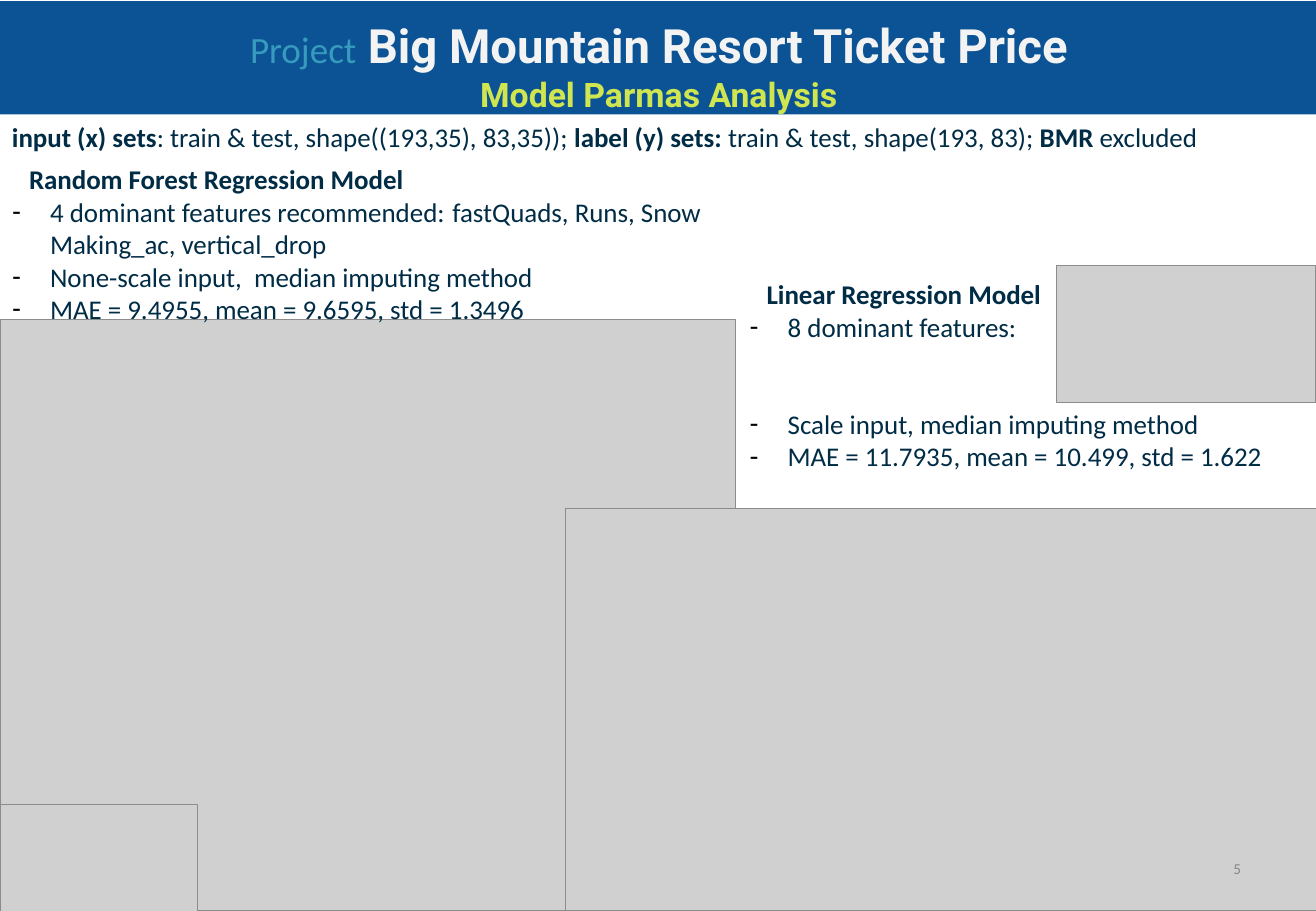
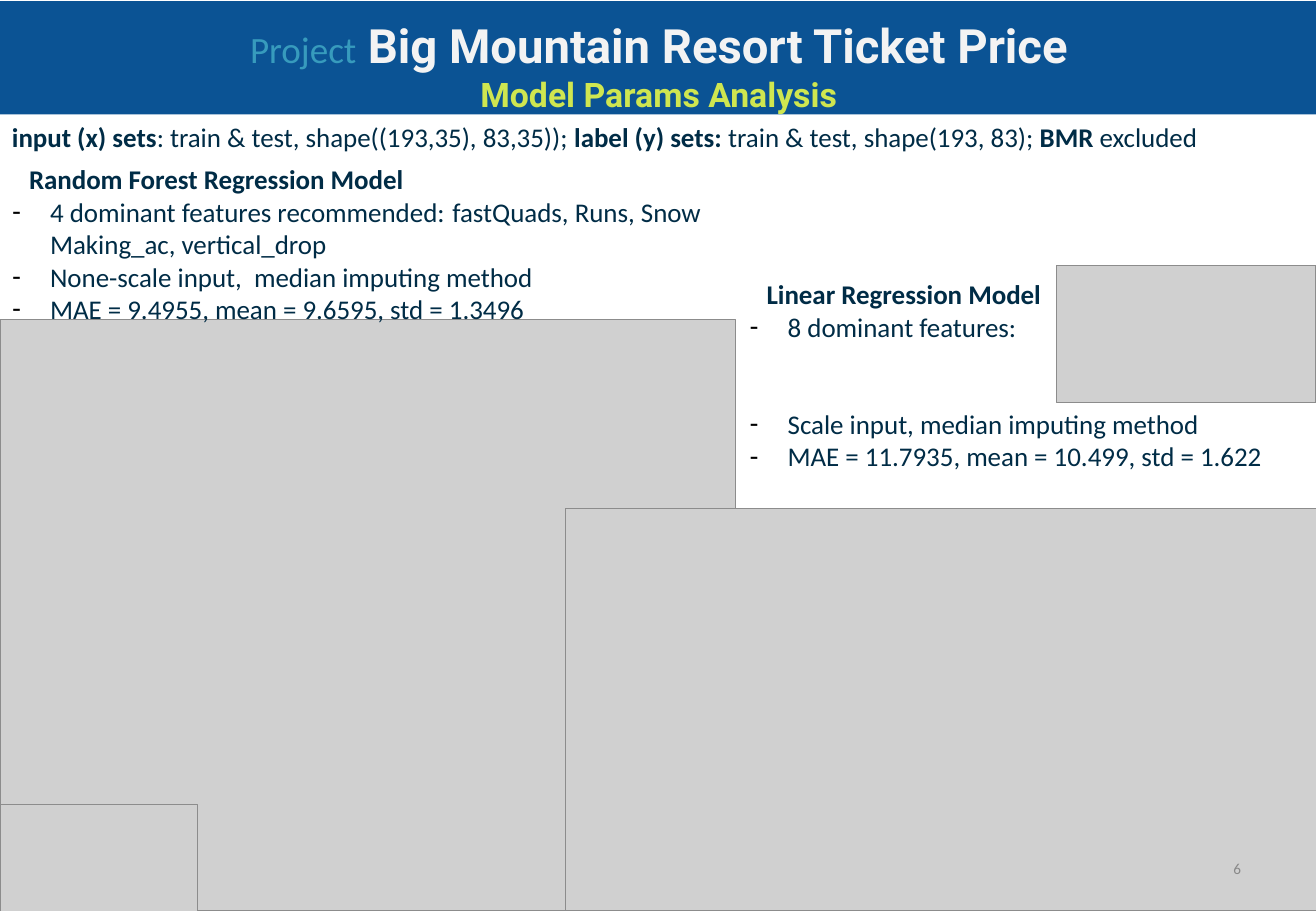
Before and after one commit to BinhKieu82/DataScienceGuidedCapstone, a slide deck: slide 6 of Guided Capstone Project.pptx (slide 5 before the commit). Drawn at 1316x911 pixels with LibreOffice and Linux fonts; fonts in the diff are those of the drawing; grey boxes stand for pictures. Boxes give left, top, right and bottom in pixels: in the first picture for what was removed or moved away, otherwise in the second. Text is boxed around its words. In the diff, an @@ line names an element or a change of style, - is before the commit and + after.

```diff
--- a/Guided Capstone Project.pptx
+++ b/Guided Capstone Project.pptx
@@ text in rectangle at (480, 81, 837, 115): text changed @@
-Model Parmas Analysis
+Model Params Analysis
```
Also in this commit, not shown: 5 other slides changed, 1 slide added, 1 other file.
